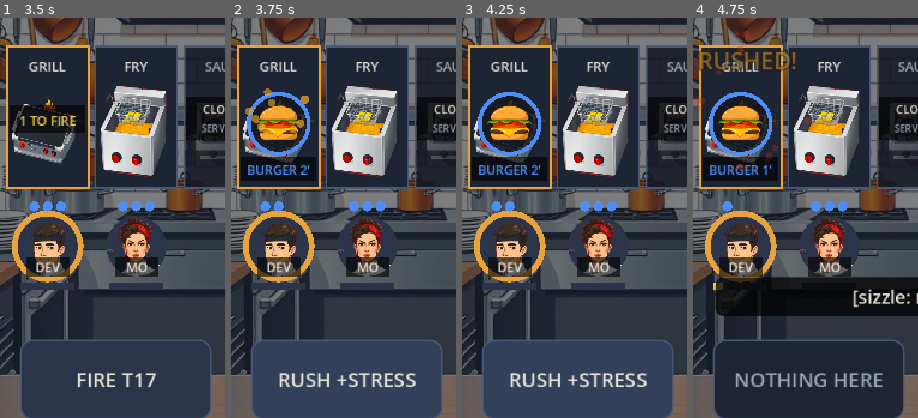
Above: before the commit, frames 1-4 (left to right).
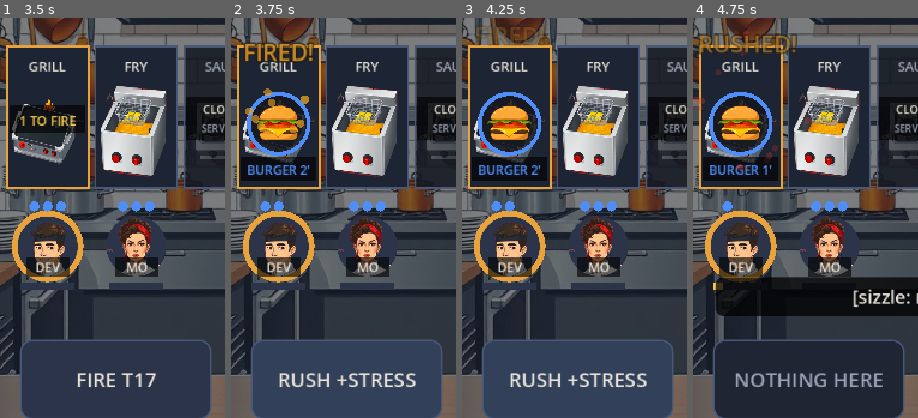
Above: after the commit, the same moments.

Repository: duffpowell-commits/Rush
Game: Godot game, scene res://scenes/boot.tscn
Two runs of this game, one before a commit and one after it. Both use one fixed random seed, a clock stepped at 60 frames per second and the inputs below.
Inputs:
- Up to frame 1 (3.5 s): click "Skip splash" at 0.5 s; click "SKIP" at 1.25 s; click "NEW GAME" at 2 s; click "END TURN" at 2.75 s
- Up to frame 2 (3.75 s): click "FIRE T17" at 3.5 s
- Up to frame 3 (4.25 s): no input
- Up to frame 4 (4.75 s): click "RUSH +STRESS" at 4.25 s
The pictures show only the part of the screen within x 0-50%, y 46-96%; the shares and areas given below are measured in that part.

Frame 1 is identical in both runs. In frame 2, 1.0% of the frame differs, in the area x 5-37%, y 6-12%; in frame 3, 0.5%; in frame 4, 2.3%, in the area x 2-46%, y 3-14%.

Commit message:
Juice follows the TUNE shake/spark sliders; throb stops behind sheets; fit words, FIRED! word, no stamp flicker
Co-Authored-By: Claude Opus 5.5 <noreply@anthropic.com>
Claude-Session: https://claude.ai/code/session_01V3sbxLu4c4oLEvnvp25i9E

Diff:
--- a/scripts/game.gd
+++ b/scripts/game.gd
@@ -253,15 +253,16 @@
 		match what:
 			"FIRE":
 				_fx_burst(c + Vector2(0, 10), MenuArt.FLAME, 14)
+				_fx_text(c - Vector2(0, 60), "FIRED!", MenuArt.FLAME)
 			"RUSH":
 				_fx_burst(c + Vector2(0, 10), MenuArt.EMBER, 22)
-				_fx_text(c - Vector2(0, 40), "RUSHED!", MenuArt.FLAME)
+				_fx_text(c - Vector2(0, 60), "RUSHED!", MenuArt.FLAME)
 			"PLATE":
 				_fx_ring(c, UI.key("good"))
-				_fx_text(c - Vector2(0, 40), "UP!", UI.key("good"))
+				_fx_text(c - Vector2(0, 60), "UP!", UI.key("good"))
 			"RUN":
 				score = k.served + _night_before
-				_fx_text(c - Vector2(0, 50), "+$%d" % (k.tips - tips_before) if k.tips > tips_before else "RAN", UI.key("good"))
+				_fx_text(c - Vector2(0, 70), "+$%d" % (k.tips - tips_before) if k.tips > tips_before else "RAN", UI.key("good"))
 				if k.served > served_before:   # a whole table out: the big moment
 					_fx_ring(c, UI.ACCENT, 90.0)
 					_fx_burst(c, UI.key("good"), 24)
@@ -290,7 +291,7 @@
 func _fx_burst(pos: Vector2, col: Color, n: int) -> void:
 	if _settings.get_value("low_graphics"):
 		return
-	for i in n:
+	for i in int(n * get_node("/root/Feel").spark_scale):   # DEV MENU -> TUNE spark_scale
 		var a := randf() * TAU
 		var v := Vector2(cos(a), sin(a) - 0.8) * randf_range(80.0, 220.0)
 		fx.append({"kind": "spark", "pos": pos, "t": 0.0, "life": randf_range(0.35, 0.7), "col": col, "vel": v})
@@ -298,11 +299,11 @@
 
 func _shake(amt: float) -> void:
 	if not _settings.get_value("low_graphics"):
-		shake_amt = maxf(shake_amt, amt)
+		shake_amt = maxf(shake_amt, amt * get_node("/root/Feel").shake_scale)   # TUNE shake_scale
 
 
 func _tick_fx(dt: float) -> void:
-	if k != null and k.tickets.any(func(t): return t.time <= 2) and not _settings.get_value("low_graphics"):
+	if k != null and not (paused or over or between) and k.tickets.any(func(t): return t.time <= 2) and not _settings.get_value("low_graphics"):
 		field.queue_redraw()   # red tickets pulse (drawn in _draw_field)
 	if fx.is_empty() and shake_amt <= 0.0:
 		return
@@ -337,6 +338,9 @@
 				var pop := 1.0 + 0.3 * maxf(0.0, 1.0 - e.t * 8.0)   # a quick pop as it appears
 				var fs := int(sz * pop)
 				var w := font.get_string_size(e.text, HORIZONTAL_ALIGNMENT_LEFT, -1, fs).x
+				while w > f.size.x - 12.0 and fs > 12:   # big text sizes: shrink to fit the field
+					fs -= 2
+					w = font.get_string_size(e.text, HORIZONTAL_ALIGNMENT_LEFT, -1, fs).x
 				var p: Vector2 = e.pos - Vector2(w / 2.0, 0)
 				p.x = clampf(p.x, 6.0, f.size.x - w - 6.0)
 				f.draw_string_outline(font, p, e.text, HORIZONTAL_ALIGNMENT_LEFT, -1, fs, 8, Color(MenuArt.PAPER_INK, a))
@@ -422,6 +426,7 @@
 func _stamp(l: Control) -> void:
 	if _settings.get_value("low_graphics"):
 		return
+	l.modulate.a = 0.0   # hidden before the wait, so it never shows at rest first
 	await get_tree().process_frame   # laid out first, so the pivot is the letter's centre
 	if not is_instance_valid(l):
 		return
@@ -752,7 +757,7 @@
 		var tone := "good" if t.time > 4 else ("warn" if t.time > 2 else "bad")
 		f.draw_rect(r, UI.panel_color())
 		f.draw_rect(r, UI.key(tone), false, 4.0 if tone == "bad" else 2.0)
-		if tone == "bad" and not _settings.get_value("low_graphics"):   # about to walk: the frame throbs
+		if tone == "bad" and not (paused or over or between) and not _settings.get_value("low_graphics"):   # about to walk: the frame throbs
 			var throb := 0.5 + 0.5 * sin(Time.get_ticks_msec() / 120.0)
 			f.draw_rect(r.grow(3.0 + 3.0 * throb), Color(UI.key("bad"), 0.5 * throb), false, 3.0)
 		if t.id == pick_tid:   # picked: a thick accent frame plus a tab on the bottom (shape, not colour alone)
Binary file changed: docs/renders/flow_char_climb.png
Binary file changed: docs/renders/flow_char_crouch.png
Binary file changed: docs/renders/flow_char_jump.png
Binary file changed: docs/renders/flow_char_punch.png
Binary file changed: docs/renders/flow_char_ragdoll.png
Binary file changed: docs/renders/flow_char_run.png
Binary file changed: docs/renders/flow_char_stairs.png
Binary file changed: docs/renders/flow_char_strafe.png
Binary file changed: docs/renders/flow_char_swim.png
Binary file changed: docs/renders/flow_first_minute.png
Binary file changed: docs/renders/flow_game.png
Binary file changed: docs/renders/flow_game_lefthanded.png
(and 16 more such lines)
